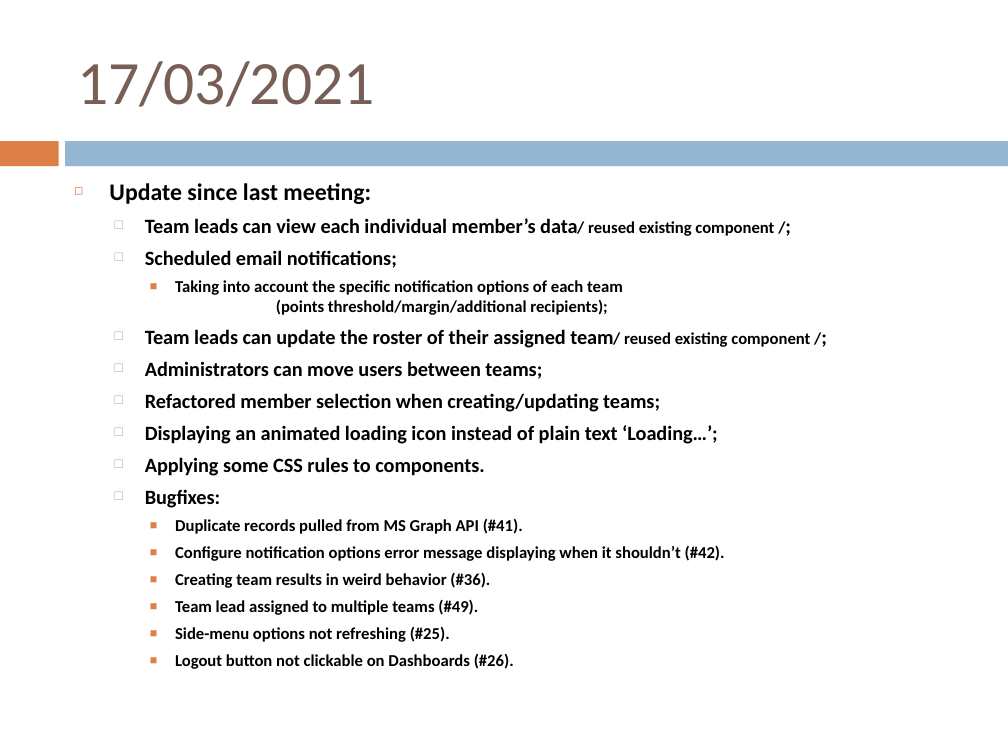
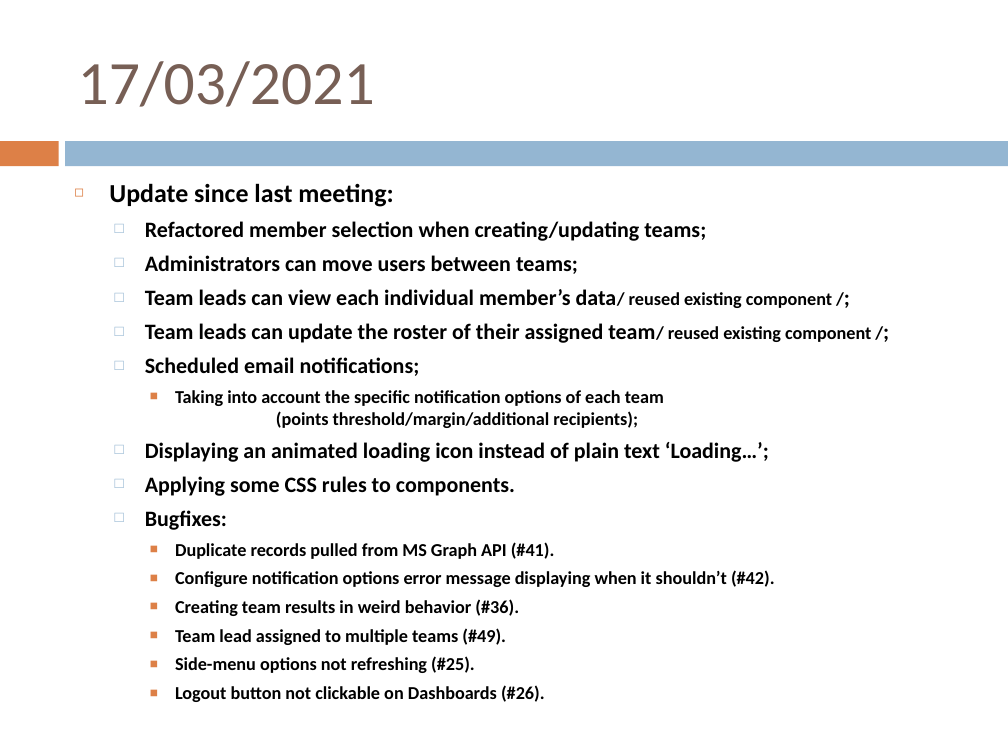
Before and after one commit to ppivanov/employee-connectivity-tracker, a slide deck: slide 7 of slides/Emp Conn Tracker - ITT BAML.ppt. Drawn at 1008x756 pixels with LibreOffice and Linux fonts; fonts in the diff are those of the drawing. Boxes give left, top, right and bottom in pixels: in the first picture for what was removed or moved away, otherwise in the second. Text is boxed around its words. In the diff, an @@ line names an element or a change of style, - is before the commit and + after.

Commit message:
Displaying loading icon while initializing Move Members #69

```diff
--- a/slides/Emp Conn Tracker - ITT BAML.ppt
+++ b/slides/Emp Conn Tracker - ITT BAML.ppt
@@ text at [109,183,832,702]: size 17 to 18.5 pt in "Update since last meeting:"; size 14.4 to 15.7 pt in "Team leads can view each individual member’s ...", "Scheduled email notifications;", "Displaying an animated loading icon instead of ...", "Applying some CSS rules to components." and 1 more places; size 11.9 to 12.9 pt in "data/ reused existing component /;", "Taking into account the specific notification options ...", "Duplicate records pulled from MS Graph API ...", "Configure notification options error message displaying when ..." and 4 more places @@
@@ text at [145,221,706,274]: paragraphs added @@
+  □ Refactored member selection when creating/updating teams;
+  □ Administrators can move users between teams;
@@ text at [145,323,871,343]: paragraph added @@
+  □ Team leads can update the roster of their assigned team/ reused existing component /;
@@ text at [145,329,810,412]: paragraphs removed @@
-  □ Team leads can update the roster of their assigned team/ reused existing component /;
-  □ Administrators can move users between teams;
-  □ Refactored member selection when creating/updating teams;
```
Also in this commit, not shown: 1 other slide changed, 2 other files.
